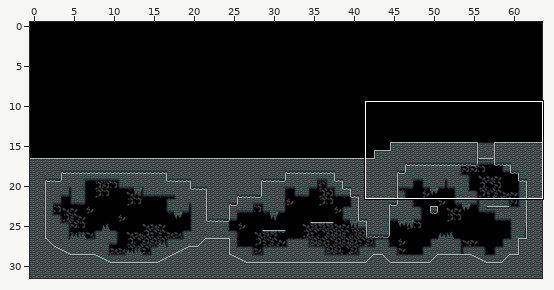
Level history. Tiled map: DeathBros/Assets/TiledMaps/green_ruins_test.tmx. The first picture is a wide view before the edit; the outline marks the close-up.
Close-up. Earlier state:
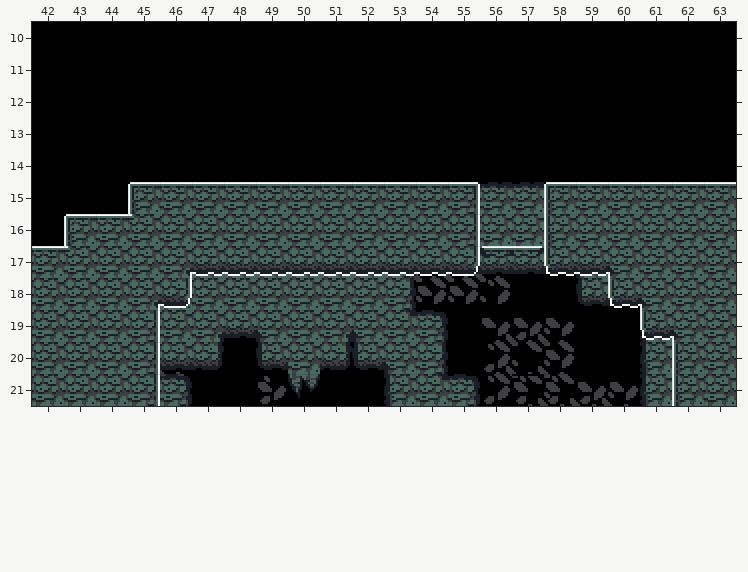
Cells are 16x16 px. Shown: x 42..63, y 10..21. The commit also changed other parts of the map, which this record leaves out.
Now the later version:
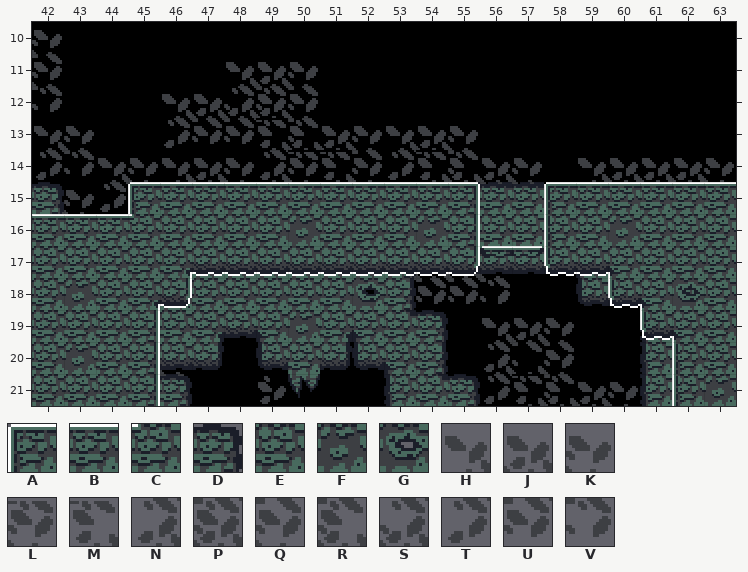
Key: from "green_ruins_tiles": A 0, B 1, C 21, D 82, E 97, F 144, G 145, H 176, J 177, K 178, L 180, M 181, N 192, P 193, Q 194, R 196, S 197, T 208, U 209, V 210.
_ is an empty cell.
Tiles replaced or removed in this view: A, B, C, E.
Diff:
Changed rows in their new state; . is an unchanged cell.
Layer "BG3":
first column x 42:
10 K.....................
11 Q.....HJK.............
12 V...HJSPQ.............
13 HK..TUUMRJKHJK........
14 TVHKHJKNLMQTMRJK.HJJJK
15 JKT...........UV......
Layer "Background2":
first column x 42:
15 D..........
18 ..........G
19 ........F..
Layer "Collision":
first column x 42:
16 BB......F...F.....F...
17 EE....................
18 .F..................G.
20 .F....................
21 .....................F
Where, in picture pixels (left, top, right, bottom), the same in both close-ups:
changed: (32, 30, 542, 308)
added: (578, 158, 734, 182)
changed: (608, 218, 638, 244)
changed: (672, 280, 702, 308)
changed: (288, 314, 318, 340)
changed: (64, 346, 94, 372)
changed: (704, 378, 734, 404)
